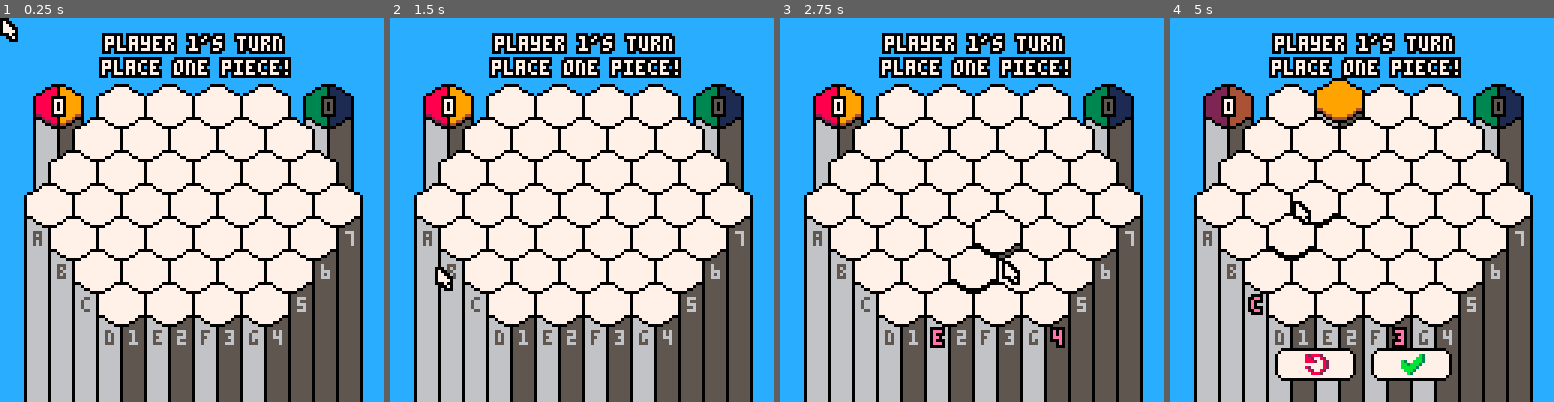
Above: before the commit, frames 1-4 (left to right).
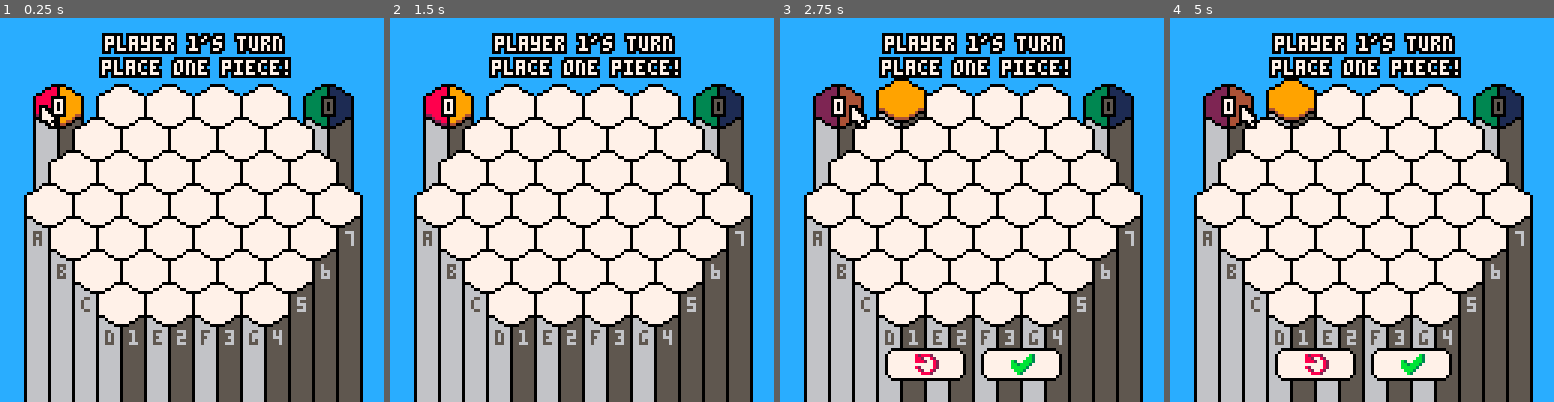
Above: after the commit, the same moments.

Repository: austin-m2/PICO-8-Carts
Game: PICO-8 cartridge bloom.p8
The game is run twice, just before and just after one commit, with the same random seed, the same clock (stepped at 60 frames per second) and the same inputs.
Inputs (mouse positions are in pixels of both pictures, inside the frame that each line leads up to):
- Up to frame 1 (0.25 s): no input
- Up to frame 2 (1.5 s): tap X (X key) at 0.33, 1.07 s; click (670, 121) at 0.67 s; tap O (Z key) at 0.7 s; click (436, 267) at 1.22 s
- Up to frame 3 (2.75 s): hold Right 1.6-2.1 s; hold P2 Left 1.6-2.1 s; tap O (Z key) at 1.7, 2.1, 2.5 s; click (887, 114) at 1.77 s; tap X (X key) at 1.85 s; hold Up 2.15-2.42 s; hold P2 Down 2.15-2.42 s; click (952, 259) at 2.32 s; hold Right from 2.47 s (still down); hold P2 Left from 2.47 s (still down)
- Up to frame 4 (5 s): click (1404, 106) at 2.87 s; tap O (Z key) every 0.4 s from 2.9 to 4.9 s; tap X (X key) at 2.97, 4.08 s; release Right at 3.03 s; release P2 Left at 3.03 s; hold Left 3.08-3.58 s; hold P2 Right 3.08-3.58 s; click (1465, 256) at 3.42 s; hold Down 3.63-3.97 s; hold P2 Up 3.63-3.97 s; click (1231, 102) at 3.97 s; hold Right 4.02-4.68 s; hold P2 Left 4.02-4.68 s; click (1292, 248) at 4.52 s; hold Up from 4.73 s (still down); hold P2 Down from 4.73 s (still down)

The runs differ from the first frame. In frame 1, 0.4% of the frame differs, in the area x 0-15%, y 0-29%; in frame 2, 0.2%; in frame 3, 6.5%, in the area x 9-75%, y 15-95%; in frame 4, 3.6%.

Commit message:
Update bloom.p8
Greatly improved keyboard/gamepad controls
Added screenshake for a bit of JUICE

Diff:
--- a/bloom.p8
+++ b/bloom.p8
@@ -28,7 +28,7 @@
 	cells = {}
 	gems = {}
 
-  controlstate = "mouse"
+  controlstate = "keyboard"
   is_online_mode_enabled = true
 
   gamestate = "player1"
@@ -41,6 +41,7 @@
   p2score = 0
   maxscore = 15
 
+  offset = 0
   cpu = 0
 
 
@@ -121,6 +122,52 @@
 
   mouse_pixels = {}
 
+  mouse_anchor_points = {
+    {13, 29, nil, 5, nil, 2}, --red
+    {23, 29, nil, 5, 1, nil}, --orange
+    {103, 29, nil, 6, nil, 4}, --green
+    {113, 29, nil, 6, 3, nil}, --purple
+    {55, 114, nil, nil, 6, 6}, --undo  (todo: figure this out; these depend on whose turn it is)
+    {87, 114, nil, nil, 5, 5}, --go
+    {41, 28, 40, 11, 10, 8},  --1st row
+    {57, 28, 41, 12, 7, 9},
+    {73, 28, 42, 13, 8, 10},
+    {89, 28, 43, 14, 9, 7},
+    {33, 39, 7, 16, 15, 12},  --second row                 --up-right, down-left
+    {49, 39, 8, 17, 11, 13},
+    {65, 39, 9, 18, 12, 14},
+    {81, 39, 10, 19, 13, 15},
+    {97, 39, 10, 20, 14, 11},
+    {25, 50, 11, 22, 21, 17},  --third row
+    {41, 50, 12, 23, 16, 18},
+    {57, 50, 13, 24, 17, 19},
+    {73, 50, 14, 25, 18, 20},
+    {89, 50, 15, 26, 19, 21},
+    {105, 50, 15, 27, 20, 16},
+    {17, 61, 16, 29, 28, 23},  --fourth row
+    {33, 61, 17, 29, 22, 24},
+    {49, 61, 18, 30, 23, 25},
+    {65, 61, 19, 31, 24, 26},
+    {81, 61, 20, 32, 25, 27},
+    {97, 61, 21, 33, 26, 28},
+    {113, 61, 21, 34, 27, 22},
+    {25, 72, 23, 35, 34, 30},  --fifth row
+    {41, 72, 24, 35, 29, 31},
+    {57, 72, 25, 36, 30, 32},
+    {73, 72, 26, 37, 31, 33},
+    {89, 72, 27, 38, 32, 34},
+    {105, 72, 28, 39, 33, 29},
+    {33, 83, 30, 40, 39, 36},  --sixth row
+    {49, 83, 31, 40, 35, 37},
+    {65, 83, 32, 41, 36, 38},
+    {81, 83, 33, 42, 37, 39},
+    {97, 83, 34, 43, 38, 35},
+    {41, 97, 36, 7, 43, 41},  --seventh row
+    {57, 94, 37, 8, 40, 42},
+    {73, 94, 38, 9, 41, 43},
+    {89, 94, 39, 10, 42, 40}
+  }
+
 function _init()
 	init_keys()
 	mouse_init()
@@ -164,9 +211,12 @@
 
 
 
+
+
 end
 
 function _draw()
+  screen_shake()
   --draw background
 	rectfill(0,0,127,127,12)
 
@@ -214,12 +264,12 @@
       bold_print("player 2 wins~!", 36, 8, 7)
     end
   end
-
 end
 
 function mouse_init()
 	--enable mouse support
 	poke(0x5f2d, 1)
+  mouse.pos = 1
 
 	for sx = 8, 11 do
 		for sy = 0, 5 do
@@ -228,56 +278,142 @@
 			end
 		end
 	end
+
 end
 
 function mouse_update()
-  if (is_pressed(0) or is_pressed(1) or is_pressed(2) or (is_pressed(3))) controlstate = "keyboard"
-  if (is_pressed(6)) controlstate = "mouse"
+  mouse_anchor_points_update()
+
+  if (controlstate == "mouse") then
+    --check if player wants to switch to keyboard control
+    if (is_pressed(0) or is_pressed(1) or is_pressed(2) or (is_pressed(3))) then
+      controlstate = "keyboard"
+
+      --move the mouse to a valid position
+      if (gamestate == "turn1" or gamestate == "player1") mouse.pos = 2
+      if (gamestate == "player2") mouse.pos = 3
+    end
+  else
+    --check if player wants to switch to mouse control
+    if (is_pressed(6)) controlstate = "mouse"
+  end
+
 
   if (controlstate == "mouse") then
     mouse.x = stat(32)
     mouse.y = stat(33)
-  else
-    if (is_held(0)) mouse.x -= 1
-    if (is_held(1)) mouse.x += 1
-    if (is_held(2)) mouse.y -= 1
-    if (is_held(3)) mouse.y += 1
+  else --controlstate == "keyboard"
+    --move the mouse!
+    move_mouse()
+    mouse.x = mouse_anchor_points[mouse.pos][1]
+    mouse.y = mouse_anchor_points[mouse.pos][2]
+
+    if (mouse.pos == 1 or mouse.pos == 2) mouse.y -= p1score
+    if (mouse.pos == 3 or mouse.pos == 4) mouse.y -= p2score
+
   end
 
   cpu = stat(1)
   curr_mouse_to_cell = mouse_to_cell()
-  --curr_mouse_to_cell_coords = mouse_to_cell_coords()
 
   printh(stat(1) - cpu..": mouse_to_cell() and mouse_to_cell_coords()")
 end
 
 function mouse_draw()
---[[
-	for v in all(mouse_pixels) do
-		local x = mouse.x + v[1]
-		local y = mouse.y + v[2]
-		pset(x, y, inverses_dark[pget(x, y) + 1])
-	end
-]]
 palt(0, false)
 palt(15, true)
-spr(51, mouse.x, mouse.y)
+if (controlstate == "keyboard") spr(51, mouse.x, mouse.y)
+end
+
+--move the mouse to the desired anchor point (in keyboard mode)
+function move_mouse()
+  if (btnp(2) and mouse_anchor_points[mouse.pos][3] != nil) mouse.pos = mouse_anchor_points[mouse.pos][3] --up
+  if (btnp(3) and mouse_anchor_points[mouse.pos][4] != nil) mouse.pos = mouse_anchor_points[mouse.pos][4] --down
+  if (btnp(0) and mouse_anchor_points[mouse.pos][5] != nil) mouse.pos = mouse_anchor_points[mouse.pos][5] --left
+  if (btnp(1) and mouse_anchor_points[mouse.pos][6] != nil) mouse.pos = mouse_anchor_points[mouse.pos][6] --right
+end
+
+function mouse_anchor_points_update()
+  if (gamestate == "turn1") then
+    --update where the cursor should go from the bottom buttons
+    mouse_anchor_points[5][3] = 2
+    mouse_anchor_points[6][3] = 2
+
+    --update whether the cursor should be able to go to the bottom buttons
+    if (p1choice1 == nil and p1choice2 == nil) then
+      mouse_anchor_points[1][4] = nil
+      mouse_anchor_points[2][4] = nil
+    else
+      mouse_anchor_points[1][4] = 5
+      mouse_anchor_points[2][4] = 5
+    end
+  end
+
+  if (gamestate == "player1") then
+    --update where the cursor should go from the bottom buttons
+    mouse_anchor_points[5][3] = 2
+    mouse_anchor_points[6][3] = 2
+
+    --update whether the cursor should be able to go to the bottom buttons
+    if (p1choice1 == nil and p1choice2 == nil) then
+      mouse_anchor_points[1][4] = nil
+      mouse_anchor_points[2][4] = nil
+    else
+      mouse_anchor_points[1][4] = 5
+      mouse_anchor_points[2][4] = 5
+    end
+  end
+
+  if (gamestate == "player2") then
+    --update where the cursor should go from the bottom buttons
+    mouse_anchor_points[5][3] = 3
+    mouse_anchor_points[6][3] = 3
+  end
+
+      --update whether the cursor should be able to go to the bottom buttons
+    if (p2choice3 == nil and p2choice4 == nil) then
+      mouse_anchor_points[3][4] = nil
+      mouse_anchor_points[4][4] = nil
+    else
+      mouse_anchor_points[3][4] = 5
+      mouse_anchor_points[4][4] = 5
+    end
 end
 
 function game_update()
 
   if (gamestate == "turn1") then
+    --check if player is trying to paste a move
+    if (is_pressed(5)) then
+      move = ''..stat(4)
+      if (#move == 3) then
+        --get the numbers from the pasted string
+        a = tonum(sub(move, 1, 1))
+        b = tonum(sub(move, 2, 2))
+        c = tonum(sub(move, 3, 3))
+
+        --put the piece down if it is valid
+        if (a == 1 and board[b][c] == 0) then
+          board[b][c] = 1
+          p1choice1 = {b, c}
+        elseif (a == 2 and board[b][c] == 0) then
+          board[b][c] = 2
+          p1choice2 = {b, c}
+        end
+      end
+    end
+
     --check if player is choosing a color
-    --if (is_pressed(4)) colorchoice = 1
-    --if (is_pressed(5)) colorchoice = 2
     if ((is_pressed(6) or is_pressed(4)) and dist(mouse.x, mouse.y, left_column_pos[1] + 8, left_column_pos[2] + 8) < 7.5) then
-      if (p1choice1 == nil and mouse.x < left_column_pos[1] + 8) then
+      if (p1choice1 == nil and p1choice2 == nil and mouse.x < left_column_pos[1] + 8) then
         colorchoice = 2
         left_column_pos[2] += 3
-      end
-      if (p1choice2 == nil and mouse.x > left_column_pos[1] + 8) then
+        mouse.pos = 7
+      end
+      if (p1choice2 == nil and p1choice1 == nil and mouse.x > left_column_pos[1] + 8) then
         colorchoice = 1
         left_column_pos[2] += 3
+        mouse.pos = 7
       end
 
     --check whether a piece should be put down
@@ -287,8 +423,12 @@
           board[curr_mouse_to_cell[1]][curr_mouse_to_cell[2]] = colorchoice
           if (colorchoice == 1) then
             p1choice1 = curr_mouse_to_cell
+            colorchoice = 0
+            mouse.pos = 6
           elseif (colorchoice == 2) then
             p1choice2 = curr_mouse_to_cell
+            colorchoice = 0
+            mouse.pos = 6
           end
         end
       end
@@ -305,40 +445,79 @@
         board[p1choice2[1]][p1choice2[2]] = 0
         p1choice2 = nil
       end
+      mouse.pos = 2
       colorchoice = 0
     end
 
     --check whether the player wants to end their turn
     if ((is_pressed(6) or is_pressed(4)) and is_mouse_inside_button(go_button_pos) and (p1choice1 != nil or p1choice2 != nil)) then
+        --copy the move to the clipboard if online mode is enabled!
+        if (is_online_mode_enabled) then
+          move = ''
+          if (p1choice1 != nil) move = move..'1'..p1choice1[1]..p1choice1[2]
+          if (p1choice2 != nil) move = move..'2'..p1choice2[1]..p1choice2[2]
+          printh(''..move,'@clip')
+        end
+
         gamestate = "p1top2"
         p1choice1 = nil
         p1choice2 = nil
         colorchoice = 0
-    end
-  end
-
---[[
-    if (btnp(5,1) and (p1choice1 != nil or p1choice2 != nil)) then
-        gamestate = "p1top2"
-        p1choice1 = nil
-        p1choice2 = nil
-        colorchoice = 0
-    end
-  end
-]]
+        mouse.pos = 3
+    end
+  end
+
 
   if (gamestate == "player1") then
+    --check if player is trying to paste a move
+    if (is_pressed(5)) then
+      move = ''..stat(4)
+      if (#move == 3) then
+        --get the numbers from the pasted string
+        a = tonum(sub(move, 1, 1))
+        b = tonum(sub(move, 2, 2))
+        c = tonum(sub(move, 3, 3))
+
+        --put the piece down if it is valid
+        if (a == 1 and board[b][c] == 0) then
+          board[b][c] = 1
+          p1choice1 = {b, c}
+        elseif (a == 2 and board[b][c] == 0) then
+          board[b][c] = 2
+          p1choice2 = {b, c}
+        end
+      elseif(#move == 6) then
+        --get the numbers from the pasted string
+        b = tonum(sub(move, 2, 2))
+        c = tonum(sub(move, 3, 3))
+        e = tonum(sub(move, 5, 5))
+        f = tonum(sub(move, 6, 6))
+
+        --put the pieces down if they are valid
+        if (board[b][c] == 0) then
+          board[b][c] = 1
+          p1choice1 = {b, c}
+        end
+        if (board[e][f] == 0) then
+          board[e][f] = 2
+          p1choice2 = {e, f}
+        end
+      else
+      end
+    end
+
+
     --check if player is choosing a color
-    --if (is_pressed(4)) colorchoice = 1
-    --if (is_pressed(5)) colorchoice = 2
     if ((is_pressed(6) or is_pressed(4)) and dist(mouse.x, mouse.y, left_column_pos[1] + 8, left_column_pos[2] + 8) < 7.5) then
       if (p1choice2 == nil and mouse.x < left_column_pos[1] + 8) then
         colorchoice = 2
         left_column_pos[2] += 3
+        mouse.pos = 7
       end
       if (p1choice1 == nil and mouse.x > left_column_pos[1] + 8) then
         colorchoice = 1
         left_column_pos[2] += 3
+        mouse.pos = 7
       end
 
     --check whether a piece should be put down
@@ -348,8 +527,14 @@
           board[curr_mouse_to_cell[1]][curr_mouse_to_cell[2]] = colorchoice
           if (colorchoice == 1) then
             p1choice1 = curr_mouse_to_cell
+            colorchoice = 0
+            if (p1choice2 == nil) then mouse.pos = 1
+            else mouse.pos = 6 end
           elseif (colorchoice == 2) then
             p1choice2 = curr_mouse_to_cell
+            colorchoice = 0
+            if (p1choice1 == nil) then mouse.pos = 2
+            else mouse.pos = 6 end
           end
         end
       end
@@ -366,31 +551,76 @@
         board[p1choice2[1]][p1choice2[2]] = 0
         p1choice2 = nil
       end
+      mouse.pos = 2
       colorchoice = 0
     end
 
     --check whether the player wants to end their turn
     if ((is_pressed(6) or is_pressed(4)) and is_mouse_inside_button(go_button_pos) and (p1choice1 != nil or p1choice2 != nil)) then
-    --if (btnp(5,1) and (p1choice1 != nil or p1choice2 != nil)) then
-        gamestate = "p1top2"
-        p1choice1 = nil
-        p1choice2 = nil
-        colorchoice = 0
+      --copy the move to the clipboard if online mode is enabled!
+      if (is_online_mode_enabled) then
+        move = ''
+        if (p1choice1 != nil) move = move..'1'..p1choice1[1]..p1choice1[2]
+        if (p1choice2 != nil) move = move..'2'..p1choice2[1]..p1choice2[2]
+        printh(''..move,'@clip')
+      end
+      gamestate = "p1top2"
+      p1choice1 = nil
+      p1choice2 = nil
+      colorchoice = 0
+      mouse.pos = 3
     end
   end
 
   if (gamestate == "player2") then
+    --check if player is trying to paste a move
+    if (is_pressed(5)) then
+      move = ''..stat(4)
+      if (#move == 3) then
+        --get the numbers from the pasted string
+        a = tonum(sub(move, 1, 1))
+        b = tonum(sub(move, 2, 2))
+        c = tonum(sub(move, 3, 3))
+
+        --put the piece down if it is valid
+        if (a == 3 and board[b][c] == 0) then
+          board[b][c] = 3
+          p1choice1 = {b, c}
+        elseif (a == 4 and board[b][c] == 0) then
+          board[b][c] = 4
+          p1choice2 = {b, c}
+        end
+      elseif(#move == 6) then
+        --get the numbers from the pasted string
+        b = tonum(sub(move, 2, 2))
+        c = tonum(sub(move, 3, 3))
+        e = tonum(sub(move, 5, 5))
+        f = tonum(sub(move, 6, 6))
+
+        --put the pieces down if they are valid
+        if (board[b][c] == 0) then
+          board[b][c] = 3
+          p2choice3 = {b, c}
+        end
+        if (board[e][f] == 0) then
+          board[e][f] = 4
+          p2choice4 = {e, f}
+        end
+      else
+      end
+    end
+
     --check if player is choosing a color
-    --if (is_pressed(4)) colorchoice = 3
-    --if (is_pressed(5)) colorchoice = 4
     if ((is_pressed(6) or is_pressed(4)) and dist(mouse.x, mouse.y, right_column_pos[1] + 8, right_column_pos[2] + 8) < 7.5) then
       if (p2choice3 == nil and mouse.x < right_column_pos[1] + 8) then
         colorchoice = 3
         right_column_pos[2] += 3
-      end
-      if (p1choice4 == nil and mouse.x > right_column_pos[1] + 8) then
+        mouse.pos = 10
+      end
+      if (p2choice4 == nil and mouse.x > right_column_pos[1] + 8) then
         colorchoice = 4
         right_column_pos[2] += 3
+        mouse.pos = 10
       end
 
     --check whether a piece should be put down
@@ -400,8 +630,14 @@
           board[curr_mouse_to_cell[1]][curr_mouse_to_cell[2]] = colorchoice
           if (colorchoice == 3) then
             p2choice3 = curr_mouse_to_cell
+            colorchoice = 0
+            if (p2choice4 == nil) then mouse.pos = 4
+            else mouse.pos = 6 end
           elseif (colorchoice == 4) then
             p2choice4 = curr_mouse_to_cell
+            colorchoice = 0
+            if (p2choice3 == nil) then mouse.pos = 3
+            else mouse.pos = 6 end
           end
         end
       end
@@ -418,16 +654,24 @@
         board[p2choice4[1]][p2choice4[2]] = 0
         p2choice4 = nil
       end
+      mouse.pos = 3
       colorchoice = 0
     end
 
     --check whether the player wants to end their turn
     if ((is_pressed(6) or is_pressed(4)) and is_mouse_inside_button(go_button_pos) and (p2choice3 != nil or p2choice4 != nil)) then
-    --if (btnp(5,1) and (p2choice3 != nil or p2choice4 != nil)) then
+      --copy the move to the clipboard if online mode is enabled!
+      if (is_online_mode_enabled) then
+        move = ''
+        if (p2choice3 != nil) move = move..'3'..p2choice3[1]..p2choice3[2]
+        if (p2choice4 != nil) move = move..'4'..p2choice4[1]..p2choice4[2]
+        printh(''..move,'@clip')
+      end
         gamestate = "p2top1"
         p2choice3 = nil
         p2choice4 = nil
         colorchoice = 0
+        mouse.pos = 2
     end
   end
 
@@ -479,6 +723,7 @@
         board[piece[1]][piece[2]] = 0
         cells[board_coords_to_index(piece[1], piece[2])].y = cell_coords[board_coords_to_index(piece[1], piece[2])][2] + 20
         p1score += 1
+        offset += .1
       end
     end
 
@@ -537,6 +782,7 @@
         board[piece[1]][piece[2]] = 0
         cells[board_coords_to_index(piece[1], piece[2])].y = cell_coords[board_coords_to_index(piece[1], piece[2])][2] + 20
         p2score += 1
+        offset += .1
       end
     end
 
@@ -621,8 +867,10 @@
       line(v.x + 8, v.y + 15, v.x + 8, v.y + 18, 0)
       line(v.x + 16, v.y + 12, v.x + 16, v.y + 15, 0)
     end
+
+    if (board_index == curr_mouse_to_cell_coords) then pal(7, 15, 0) end
 		sspr(cell.spritesheet_x, cell.spritesheet_y, cell.width, cell.height, v.x, v.y, cell.width, cell.height) --draw the actual empty cell
-
+    pal(7, 7, 0)
 
     --draw coordinate labels if online mode is on
     if (is_online_mode_enabled) then
@@ -834,8 +1081,20 @@
     elseif (gamestate == "player2") then
         bold_print("player 2's turn", 35, 8, 7)
     end
-
-
+end
+
+function screen_shake()
+  local fade = 0.85
+  local offset_x=16-rnd(32)
+  local offset_y=16-rnd(32)
+  offset_x*=offset
+  offset_y*=offset
+
+  camera(offset_x,offset_y)
+  offset*=fade
+  if offset<0.05 then
+    offset=0
+  end
 end
 
 --returns the index of the closest cell to the mouse
